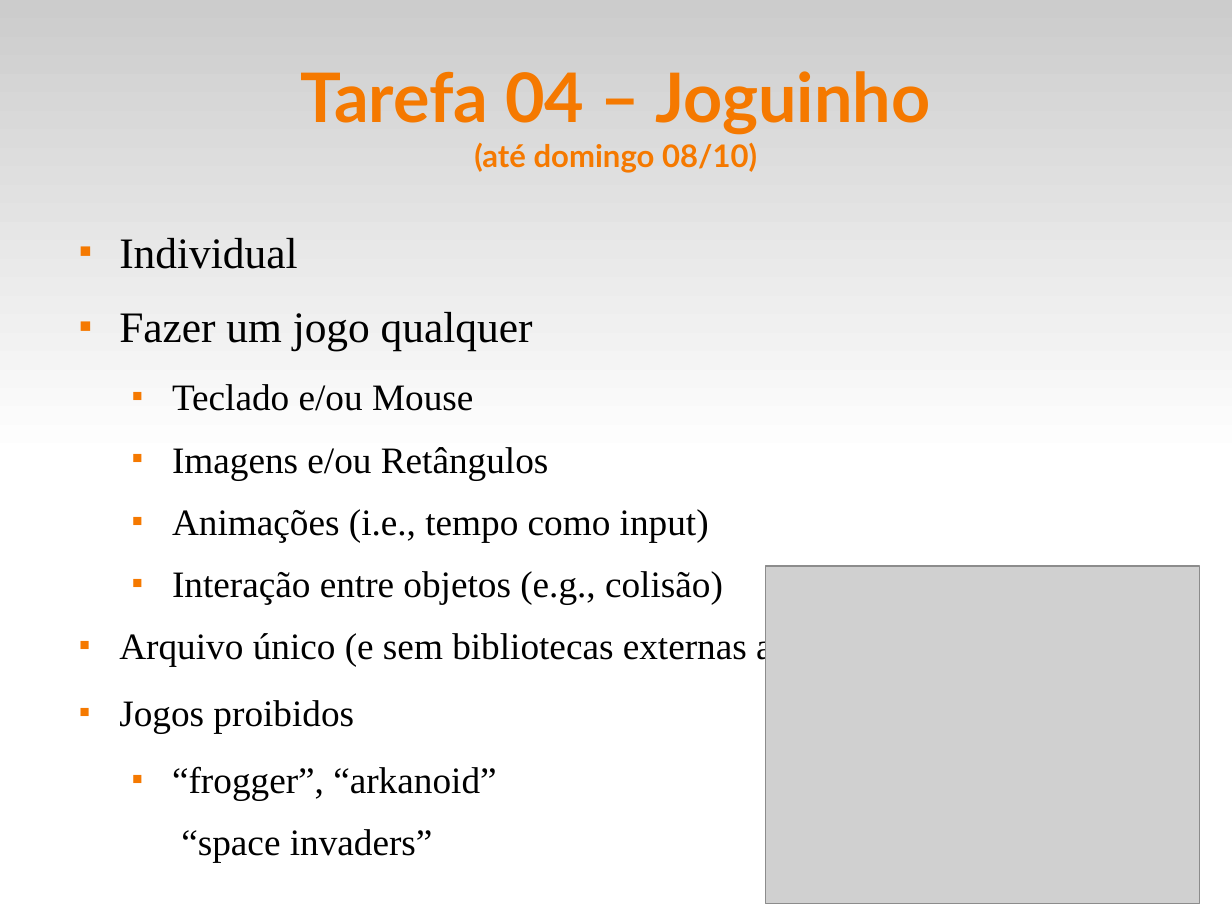
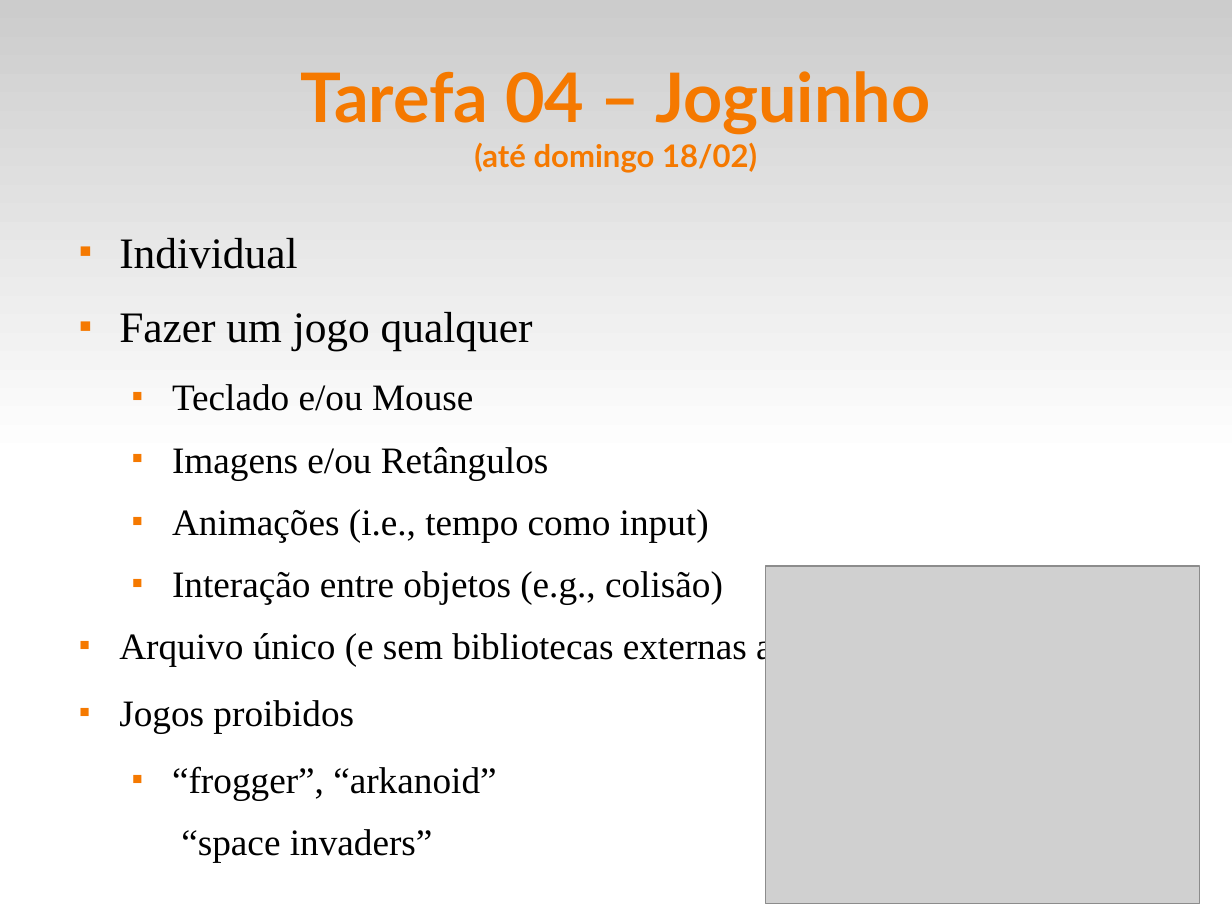
Before and after one commit to fsantanna-uerj/EDL, a slide deck: slide 12 of slides/edl-00.odp. Drawn at 1232x924 pixels with LibreOffice and Linux fonts; fonts in the diff are those of the drawing; grey boxes stand for pictures. Boxes give left, top, right and bottom in pixels: in the first picture for what was removed or moved away, otherwise in the second. Text is boxed around its words. In the diff, an @@ line names an element or a change of style, - is before the commit and + after.

```diff
--- a/slides/edl-00.odp
+++ b/slides/edl-00.odp
@@ title at (301,71,930,173): text changed @@
-Tarefa 04 – Joguinho
-(até domingo 08/10)
+Tarefa 04 – Joguinho
+(até domingo 18/02)
```
Also in this commit, not shown: 7 other slides changed, 5 other files.
